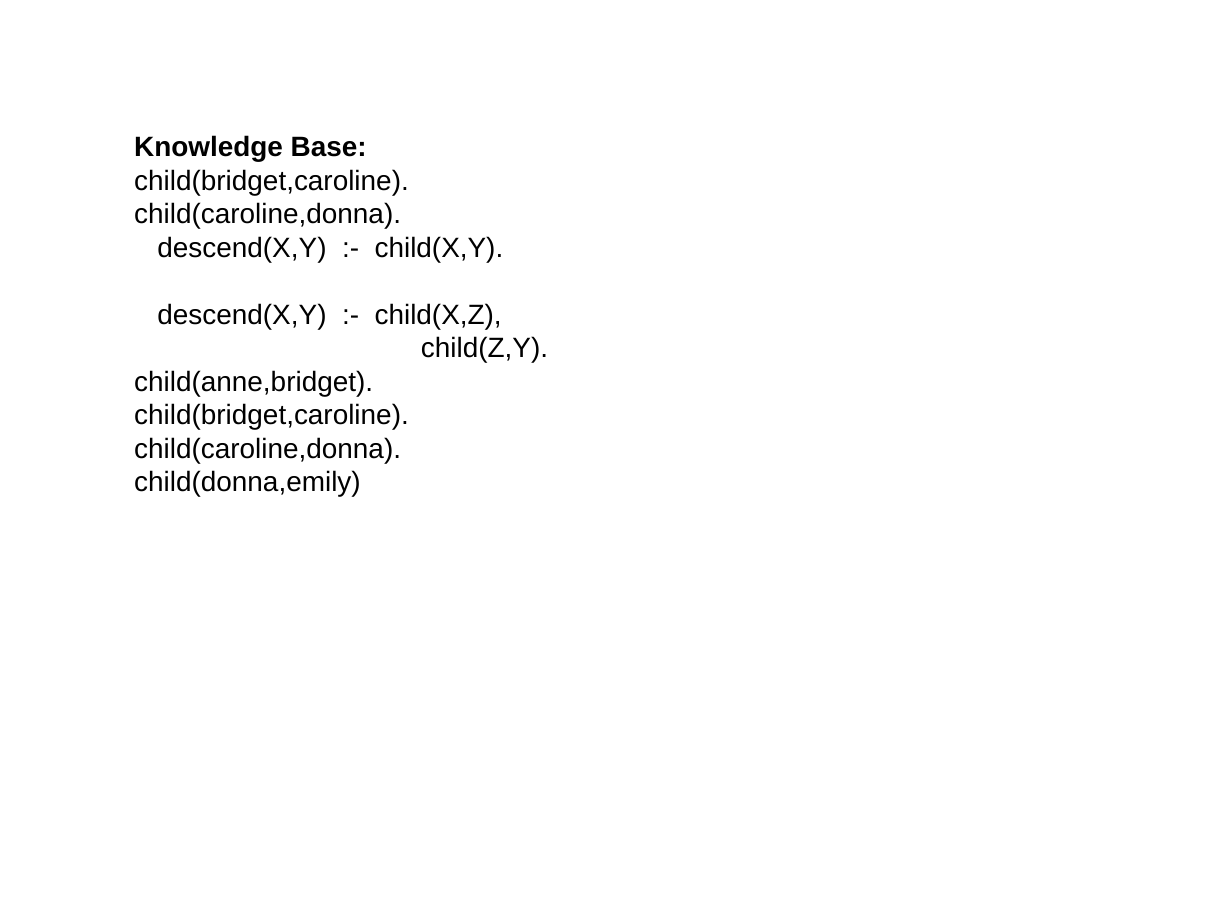
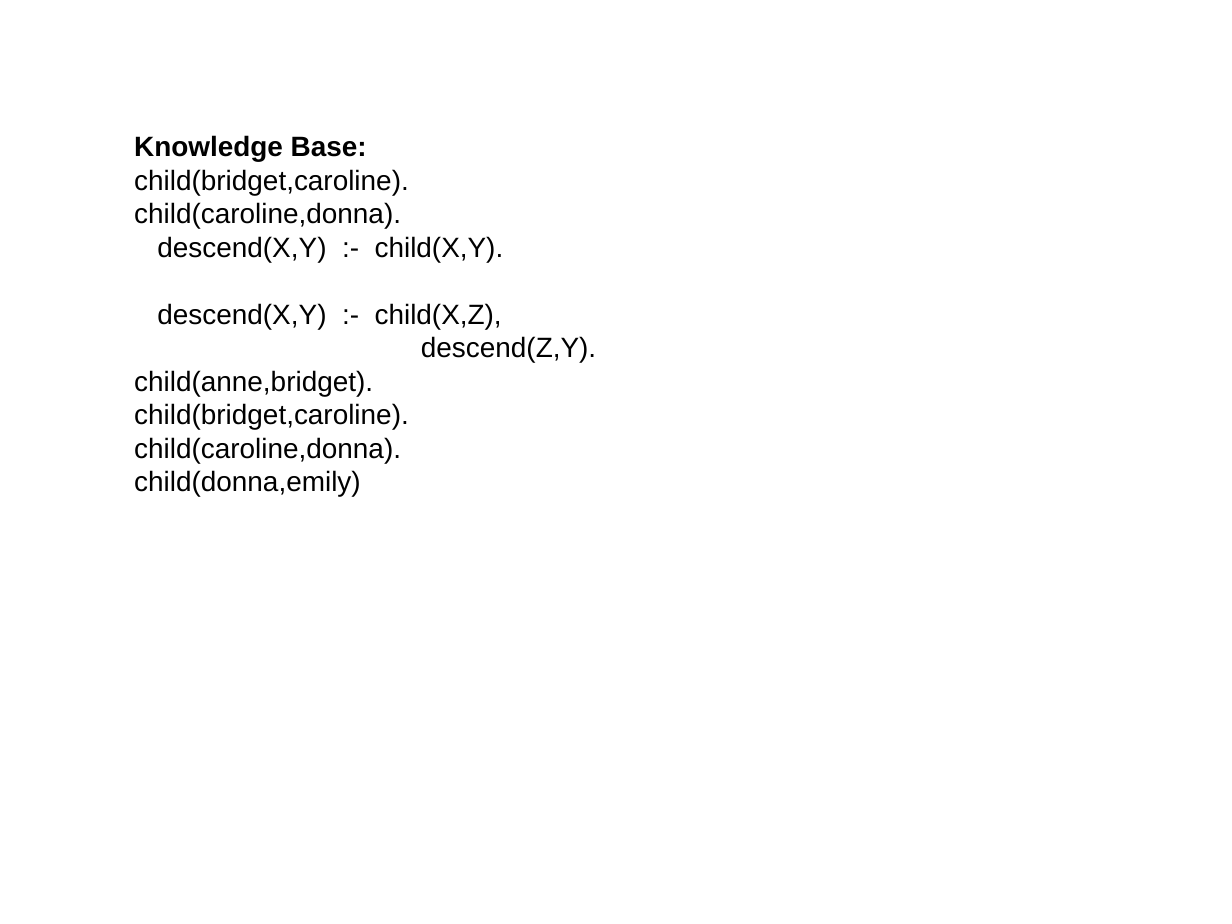
Before and after one commit to vamsi2018/prologCodes, a slide deck: slide 1 of recursionPrologPresentation.odp. Drawn at 1232x924 pixels with LibreOffice and Linux fonts; fonts in the diff are those of the drawing. Boxes give left, top, right and bottom in pixels: in the first picture for what was removed or moved away, otherwise in the second. Text is boxed around its words. In the diff, an @@ line names an element or a change of style, - is before the commit and + after.

```diff
--- a/recursionPrologPresentation.odp
+++ b/recursionPrologPresentation.odp
@@ text at (x1=421, y1=336, x2=596, y2=362): text changed @@
-child(Z,Y).
+descend(Z,Y).
```
Also in this commit, not shown: 6 other files.
